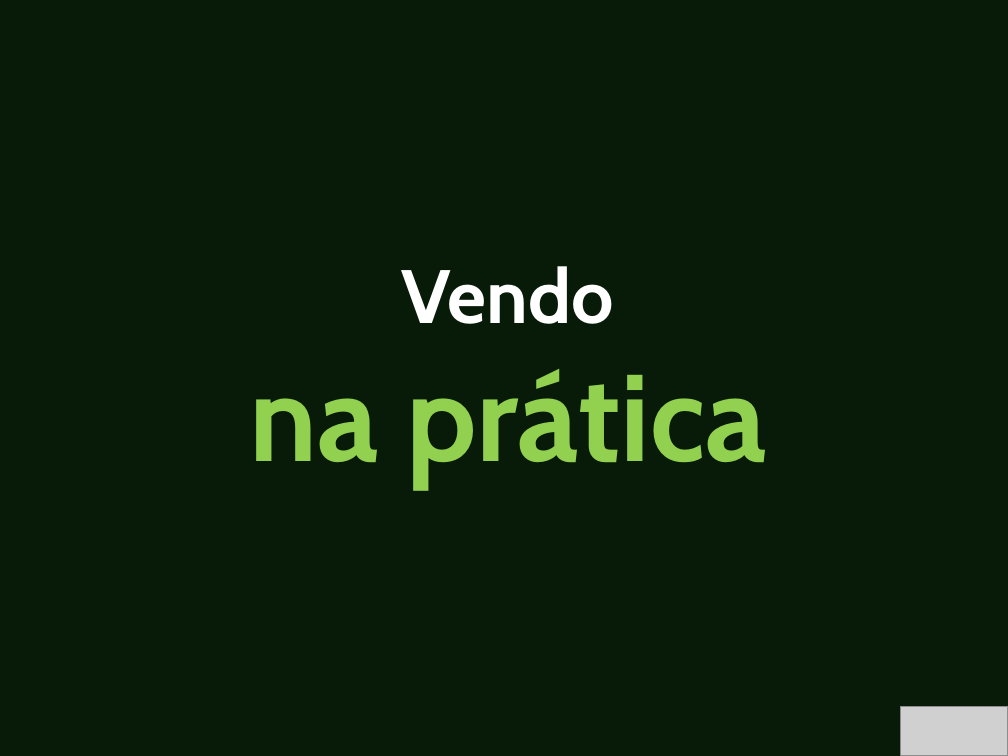
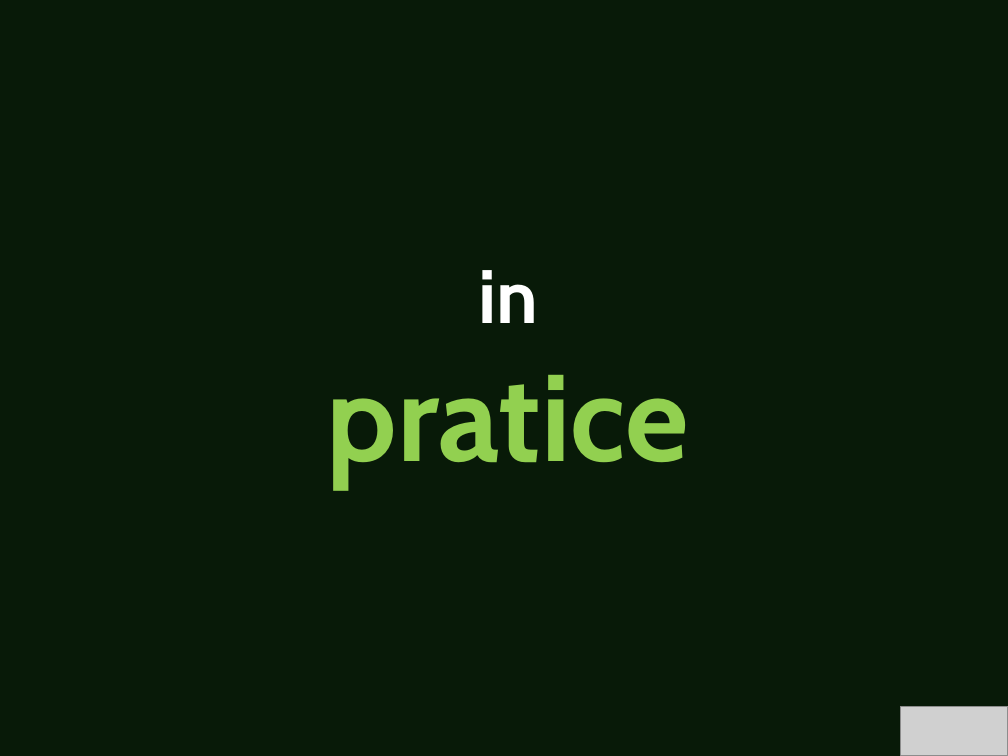
Before and after one commit to ezequias/Esri, a slide deck: slide 14 of EsriIntegratedTests/DOCs/Testes Integrados Automatizados.pptx. Drawn at 1008x756 pixels with LibreOffice and Linux fonts; fonts in the diff are those of the drawing; grey boxes stand for pictures. Boxes give left, top, right and bottom in pixels: in the first picture for what was removed or moved away, otherwise in the second. Text is boxed around its words. In the diff, an @@ line names an element or a change of style, - is before the commit and + after.

```diff
--- a/EsriIntegratedTests/DOCs/Testes Integrados Automatizados.pptx
+++ b/EsriIntegratedTests/DOCs/Testes Integrados Automatizados.pptx
@@ text at (327, 270, 689, 488): text changed @@
-Vendo
-na prática
+in
+pratice
```
Also in this commit, not shown: 10 other slides changed, 2 slides added, 2 slides removed, 2 other files.
